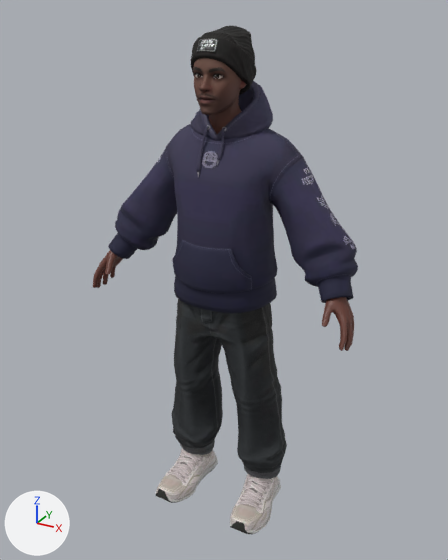
One commit to the glTF model public/models/MyAvatar.glb: the scene before it, then after it.
Camera for both pictures: a camera (50 mm lens) standing at (1.021, -1.861, 1.917) and looking at (-0.012, 0.017, 0.978). Arrows for +X, +Y and +Z are at lower left; the lights stay in place. Vertices at the same position are counted once.

The scene before the commit, as lines of its bpy script (objects in view):
```python
ob_wolf3d_head = bpy.data.objects.new('Wolf3D_Head', me_wolf3d_head)
ob_wolf3d_head.location = (0.0, 0.0, 0.0)
ob_wolf3d_headwear = bpy.data.objects.new('Wolf3D_Headwear', me_wolf3d_headwear)
ob_wolf3d_headwear.location = (0.0, 0.0, 0.0)
ob_wolf3d_outfit_bottom = bpy.data.objects.new('Wolf3D_Outfit_Bottom', me_wolf3d_outfit_bottom)
ob_wolf3d_outfit_bottom.location = (0.0, 0.0, 0.0)
ob_wolf3d_outfit_footwear = bpy.data.objects.new('Wolf3D_Outfit_Footwear', me_wolf3d_outfit_footwear)
ob_wolf3d_outfit_footwear.location = (0.0, 0.0, 0.0)
ob_wolf3d_outfit_top = bpy.data.objects.new('Wolf3D_Outfit_Top', me_wolf3d_outfit_top)
ob_wolf3d_outfit_top.location = (0.0, 0.0, 0.0)
# also in view: 'Wolf3D_Body' at (0.0, -0.019, 0.713)
```
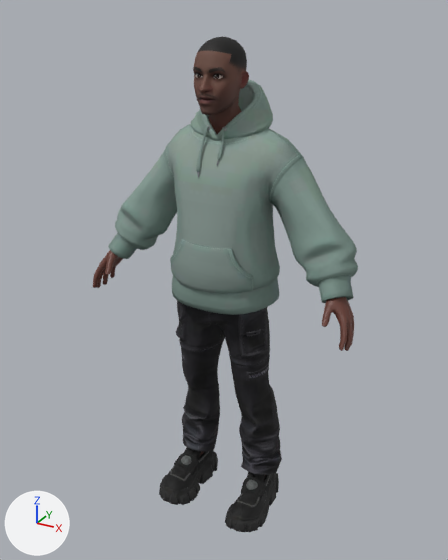
Location of each change, [x1, y1, x2, y2] in pixels of the pictures (448 x 560 px; the box of a moved part takes in the faces that stretch with it):
'Wolf3D_Outfit_Top', surface changed, reshaped (blue to grey): before [108, 81, 358, 313]; after [108, 80, 358, 315]
'Wolf3D_Outfit_Bottom', reshaped (9% narrower): before [171, 299, 287, 479]; after [176, 301, 282, 475]
'Wolf3D_Outfit_Footwear', surface changed, reshaped (grey to black): before [156, 448, 281, 534]; after [159, 448, 279, 532]
'Wolf3D_Headwear', deleted: before [191, 25, 256, 95]
part 1 of me_wolf3d_outfit_top, moved or reshaped: before [115, 208, 328, 313]; after [115, 208, 328, 315]
part 2 of me_wolf3d_outfit_bottom, rebuilt: before [171, 299, 287, 479]; after [176, 301, 270, 366]
part 3 of me_wolf3d_outfit_bottom, added (black): after [181, 340, 224, 452]
part 4 of me_wolf3d_outfit_bottom, added (black): after [230, 353, 282, 475]
part 5 of me_wolf3d_outfit_footwear, rebuilt: before [156, 448, 218, 503]; after [159, 448, 218, 505]
part 6 of me_wolf3d_outfit_footwear, rebuilt: before [230, 474, 281, 534]; after [225, 472, 279, 532]

What changed in the scene script:
```text
Change mat_wolf3d_outfit_top:
    where n2 = _N.new('ShaderNodeTexImage'); n2.name = 'Image Texture'
    n2.image: img_sweater_01_longslv_hoodiecoll_pocket_strings_navysmile_c -> img_sweater_01_longslv_hoodiecoll_pocket_strings_palemint_c
Change mat_wolf3d_outfit_bottom:
    where n2 = _N.new('ShaderNodeTexImage'); n2.name = 'Image Texture'
    n2.image: img_pants_jeans_04_color2_c -> img_pants_adventure_01_color03_c
    where n4 = _N.new('ShaderNodeTexImage'); n4.name = 'Image Texture.001'
    n4.image: img_pants_jeans_04_color1_m_pants_jeans_04_color1_r -> img_pants_adventure_01_color03_m_pants_adventure_01_color03_r
    where n6 = _N.new('ShaderNodeTexImage'); n6.name = 'Image Texture.002'
    n6.image: img_pants_jeans_04_color1_n -> img_pants_adventure_01_color03_n
Change mat_wolf3d_outfit_footwear:
    where n2 = _N.new('ShaderNodeTexImage'); n2.name = 'Image Texture'
    n2.image: img_tennis_sport_01_white_c -> img_shoes_casual_01_black_c
    where n4 = _N.new('ShaderNodeTexImage'); n4.name = 'Image Texture.001'
    n4.image: img_tennis_sport_01_white_m_tennis_sport_01_white_r -> img_shoes_casual_01_m_png_shoes_casual_01_greenbeige_r_jpg
    where n6 = _N.new('ShaderNodeTexImage'); n6.name = 'Image Texture.002'
    n6.image: img_tennis_sport_01_white_n -> img_shoes_casual_01_n
Change me_wolf3d_outfit_top:
    remove me_wolf3d_outfit_top.from_pydata(...)  # 2947 vertices, 5763 faces; spans x -0.497..0.497, y -0.184..0.208, z 0.922..1.696
    add me_wolf3d_outfit_top.from_pydata(...)  # 2947 vertices, 5763 faces; spans x -0.497..0.497, y -0.191..0.208, z 0.92..1.696
    me_wolf3d_outfit_top part 1: 1025 of 2947 vertices moved; they spanned x -0.433..0.433, y -0.184..0.196, z 0.922..1.223 and now span x -0.434..0.434, y -0.191..0.203, z 0.92..1.223; mean shift (0.0, -0.001, 0.002); largest move (0.196, 0.007, 1.031) -> (0.205, 0.006, 1.034)
Change me_wolf3d_outfit_bottom:
    remove me_wolf3d_outfit_bottom.from_pydata(...)  # 1784 vertices, 3551 faces; spans x -0.259..0.259, y -0.141..0.163, z 0.125..1.092
    add me_wolf3d_outfit_bottom.from_pydata(...)  # 2502 vertices, 4975 faces; spans x -0.238..0.238, y -0.138..0.144, z 0.125..1.123
    me_wolf3d_outfit_bottom part 2: the loose piece of 1761 vertices spanning x -0.259..0.259, y -0.141..0.163, z 0.125..1.092 is rebuilt with 1458 vertices and now spans x -0.196..0.195, y -0.138..0.144, z 0.698..1.123
    me_wolf3d_outfit_bottom part 3: a new loose piece of 497 vertices spanning x -0.238..-0.023, y -0.088..0.142, z 0.13..0.707, in mat_wolf3d_outfit_bottom
    me_wolf3d_outfit_bottom part 4: a new loose piece of 486 vertices spanning x 0.018..0.238, y -0.088..0.144, z 0.125..0.707, in mat_wolf3d_outfit_bottom
Change me_wolf3d_outfit_footwear:
    remove me_wolf3d_outfit_footwear.from_pydata(...)  # 326 vertices, 644 faces; spans x -0.252..0.255, y -0.216..0.142, z -0.008..0.166
    add me_wolf3d_outfit_footwear.from_pydata(...)  # 964 vertices, 1882 faces; spans x -0.244..0.244, y -0.214..0.144, z -0.014..0.173
    me_wolf3d_outfit_footwear part 5: the loose piece of 163 vertices spanning x -0.252..-0.095, y -0.216..0.141, z -0.008..0.166 is rebuilt with 482 vertices and now spans x -0.244..-0.08, y -0.214..0.144, z -0.014..0.173
    me_wolf3d_outfit_footwear part 6: the loose piece of 163 vertices spanning x 0.095..0.255, y -0.215..0.142, z -0.008..0.165 is rebuilt with 482 vertices and now spans x 0.08..0.244, y -0.214..0.144, z -0.014..0.173
Remove ob_wolf3d_headwear:
    ob_wolf3d_headwear = bpy.data.objects.new('Wolf3D_Headwear', me_wolf3d_headwear)
```
